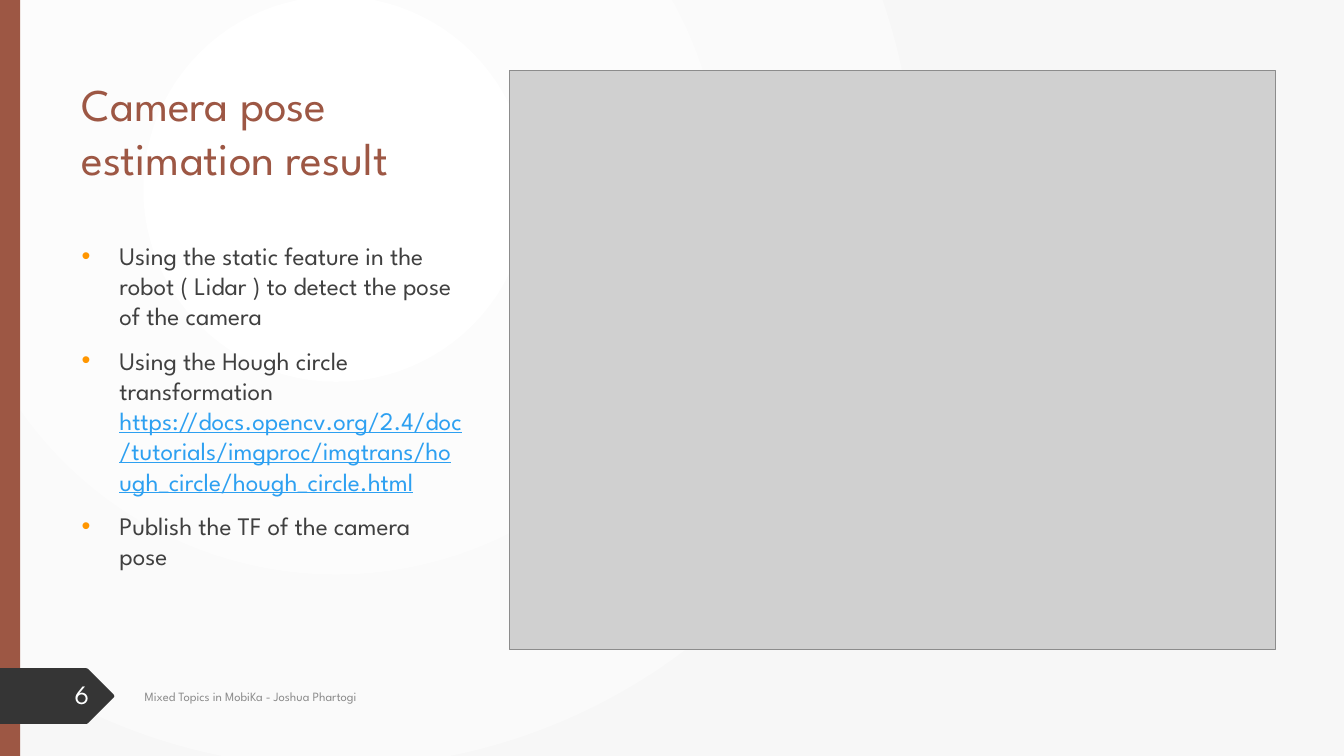
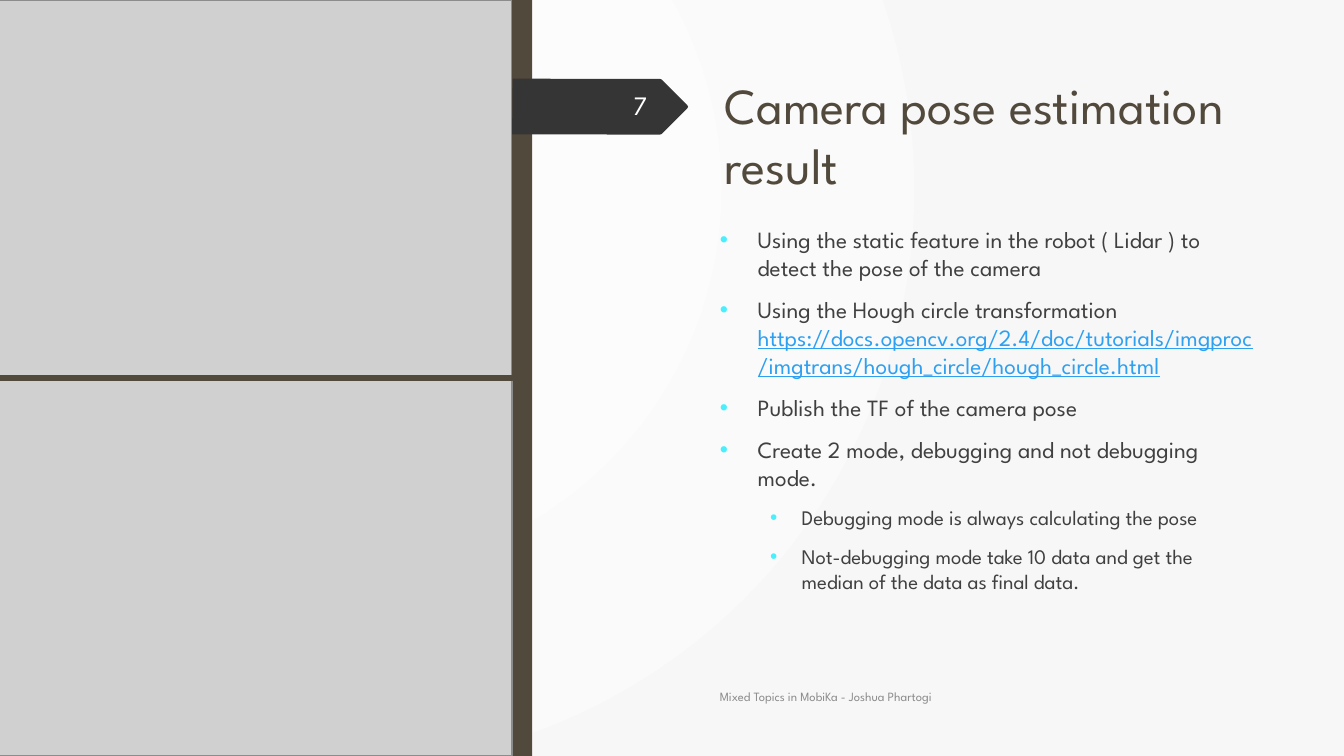
Before and after one commit to Jphartogi/Ipa_final_presentation, a slide deck: slide 7 of Internship Presentation.pptx (slide 6 before the commit). Drawn at 1344x756 pixels with LibreOffice and Linux fonts; fonts in the diff are those of the drawing; grey boxes stand for pictures. Boxes give left, top, right and bottom in pixels: in the first picture for what was removed or moved away, otherwise in the second. Text is boxed around its words. In the diff, an @@ line names an element or a change of style, - is before the commit and + after.

Commit message:
Update presentation

```diff
--- a/Internship Presentation.pptx
+++ b/Internship Presentation.pptx
@@ picture: place and size @@
-picture at bbox=[509, 71, 1275, 649]
+picture at bbox=[0, 0, 512, 378]
@@ rectangle removed at bbox=[0, 0, 20, 756] @@
@@ rectangle added at bbox=[0, 0, 20, 756], fill #2E5369 @@
@@ rectangle added at bbox=[512, 0, 532, 756], fill #52493D @@
@@ freeform shape added at bbox=[512, 79, 688, 134], fill #353535 @@
@@ title "Camera pose estimation result": place and size @@
-title "Camera pose estimation result" at bbox=[82, 90, 388, 176]
+title "Camera pose estimation result" at bbox=[725, 90, 1223, 185]
@@ title "Camera pose estimation result" at bbox=[725, 90, 1223, 185]: size 32.4 to 36 pt, text colour #9D5744 to #52493D @@
@@ page number added at bbox=[633, 97, 647, 115], 19 pt, text #FEFFFF @@
+7
@@ text "Using the static feature in ...": place and size @@
-text "Using the static feature in ..." at bbox=[119, 247, 461, 571]
+text "Using the static feature in ..." at bbox=[758, 232, 1252, 589]
@@ text at bbox=[758, 232, 1252, 421]: size 18 to 16.6 pt in "Using the static feature in the robot ...", "Using the Hough circle transformation https://docs.opencv.or ...", "Publish the TF of the camera pose"; bullet colour #FF9600 to #48EFFD @@
@@ picture added at bbox=[0, 378, 512, 756] @@
@@ line added from (0, 378) to (512, 378), #52493D 4 pt @@
@@ text at bbox=[758, 442, 1198, 589]: paragraphs added @@
+• Create 2 mode, debugging and not debugging mode.
+  • Debugging mode is always calculating the pose
+  • Not-debugging mode take 10 data and get the median of the data as final data.
@@ freeform shape removed at bbox=[85, 591, 89, 615] @@
@@ freeform shape removed at bbox=[85, 604, 106, 717] @@
@@ group removed at bbox=[55, 453, 122, 728]: 5 freeform shapes @@
@@ freeform shape removed at bbox=[0, 668, 115, 724] @@
@@ page number removed at bbox=[75, 686, 90, 705] @@
-6
@@ text "Mixed Topics in MobiKa - ...": place and size @@
-text "Mixed Topics in MobiKa - ..." at bbox=[145, 692, 357, 704]
+text "Mixed Topics in MobiKa - ..." at bbox=[720, 692, 932, 704]
```
Also in this commit, not shown: 6 other slides changed, 2 slides added.
